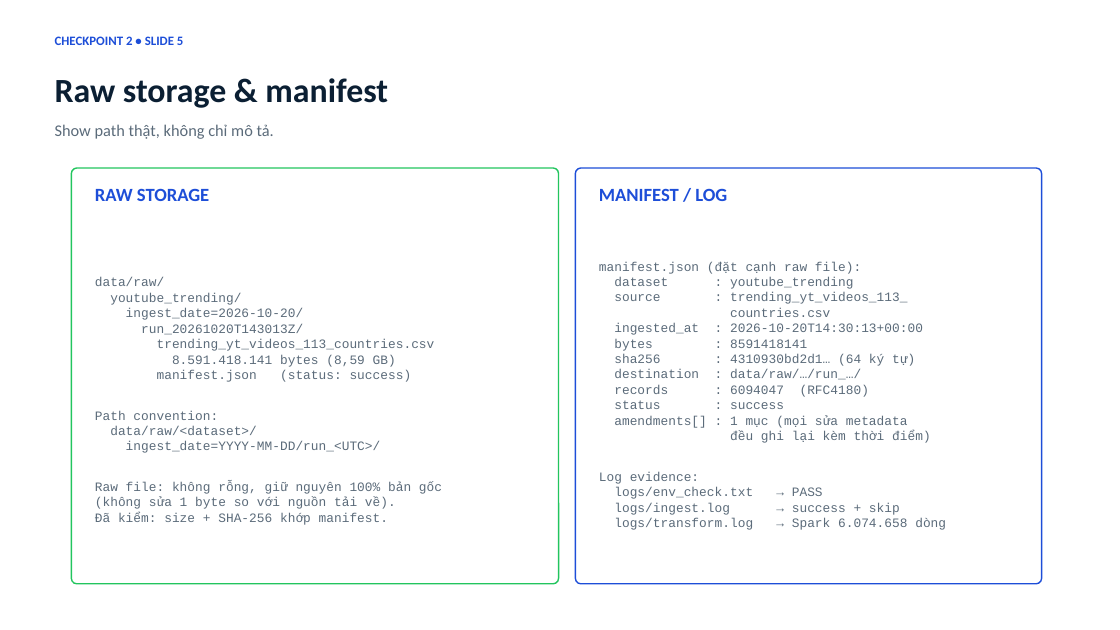
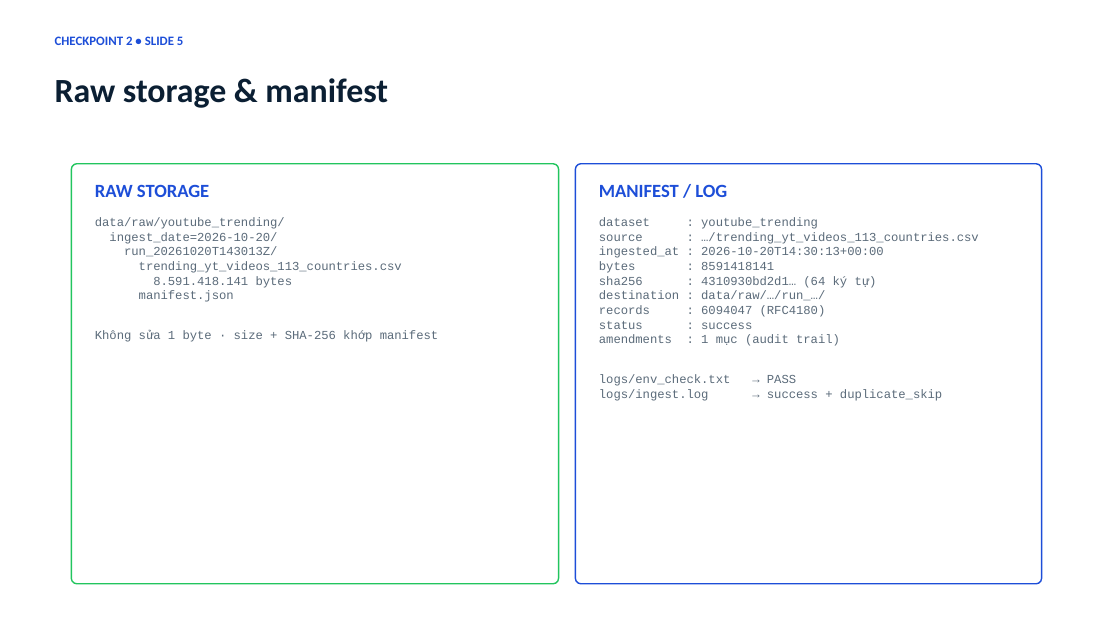
Before and after one commit to kichirou244/bigdata-project, a slide deck: slide 5 of docs/Checkpoint2_Report_YouTube_Trending.pptx. Drawn at 1120x630 pixels with LibreOffice and Linux fonts; fonts in the diff are those of the drawing. Boxes give left, top, right and bottom in pixels: in the first picture for what was removed or moved away, otherwise in the second. Text is boxed around its words. In the diff, an @@ line names an element or a change of style, - is before the commit and + after.

Commit message:
feat: add ingestion, transformation, verification, and dashboard scripts for YouTube Trending dataset

```diff
--- a/docs/Checkpoint2_Report_YouTube_Trending.pptx
+++ b/docs/Checkpoint2_Report_YouTube_Trending.pptx
@@ text removed at (55,124,274,139) @@
-Show path thật, không chỉ mô tả.
@@ rounded rectangle: place and size @@
-rounded rectangle at (71,168,559,584)
+rounded rectangle at (71,164,559,584)
@@ text "RAW STORAGE": place and size @@
-text "RAW STORAGE" at (95,188,209,201)
+text "RAW STORAGE" at (95,184,209,197)
@@ rounded rectangle: place and size @@
-rounded rectangle at (576,168,1042,584)
+rounded rectangle at (576,164,1042,584)
@@ text "MANIFEST / LOG": place and size @@
-text "MANIFEST / LOG" at (599,188,727,201)
+text "MANIFEST / LOG" at (599,184,727,197)
@@ text at (95,217,285,229): text changed; size 11 to 10.5 pt @@
-data/raw/
-youtube_trending/
+data/raw/youtube_trending/
@@ text "data/raw/youtube_trending/": place and size @@
-text "data/raw/youtube_trending/" at (95,277,442,525)
+text "data/raw/youtube_trending/" at (95,217,438,342)
@@ text at (109,232,402,273): size 11 to 10.5 pt in "ingest_date=2026-10-20/", "run_20261020T143013Z/", "trending_yt_videos_113_countries.csv" @@
@@ text at (599,232,979,244): text changed; size 11 to 10.5 pt @@
-source : trending_yt_videos_113_
-countries.csv
+source : …/trending_yt_videos_113_countries.csv
@@ text at (599,217,884,386): size 11 to 10.5 pt in "dataset : youtube_trending", "ingested_at : 2026-10-20T14:30:13+00:00", "bytes : 8591418141", "sha256 : 4310930bd2d1… (64 ký tự)" and 4 more places @@
@@ text "dataset : youtube_trending": place and size @@
-text "dataset : youtube_trending" at (599,261,946,530)
+text "dataset : youtube_trending" at (599,217,979,401)
@@ text at (599,261,861,274): paragraph removed @@
-manifest.json (đặt cạnh raw file):
@@ text at (95,276,438,342): text changed; size 11 to 10.5 pt @@
-8.591.418.141 bytes (8,59 GB)
-manifest.json (status: success)
-Path convention:
-data/raw/<dataset>/
-ingest_date=YYYY-MM-DD/run_<UTC>/
-Raw file: không rỗng, giữ nguyên 100% bản gốc
-(không sửa 1 byte so với nguồn tải về).
-Đã kiểm: size + SHA-256 khớp manifest.
+8.591.418.141 bytes
+manifest.json
+Không sửa 1 byte · size + SHA-256 khớp manifest
@@ text at (599,335,840,346): text changed; size 11 to 10.5 pt @@
-amendments[] : 1 mục (mọi sửa metadata
-đều ghi lại kèm thời điểm)
-Log evidence:
+amendments : 1 mục (audit trail)
@@ text at (599,389,942,401): text changed; size 11 to 10.5 pt @@
-logs/ingest.log → success + skip
-logs/transform.log → Spark 6.074.658 dòng
+logs/ingest.log → success + duplicate_skip
```
Also in this commit, not shown: 5 other slides changed, 17 other files.
